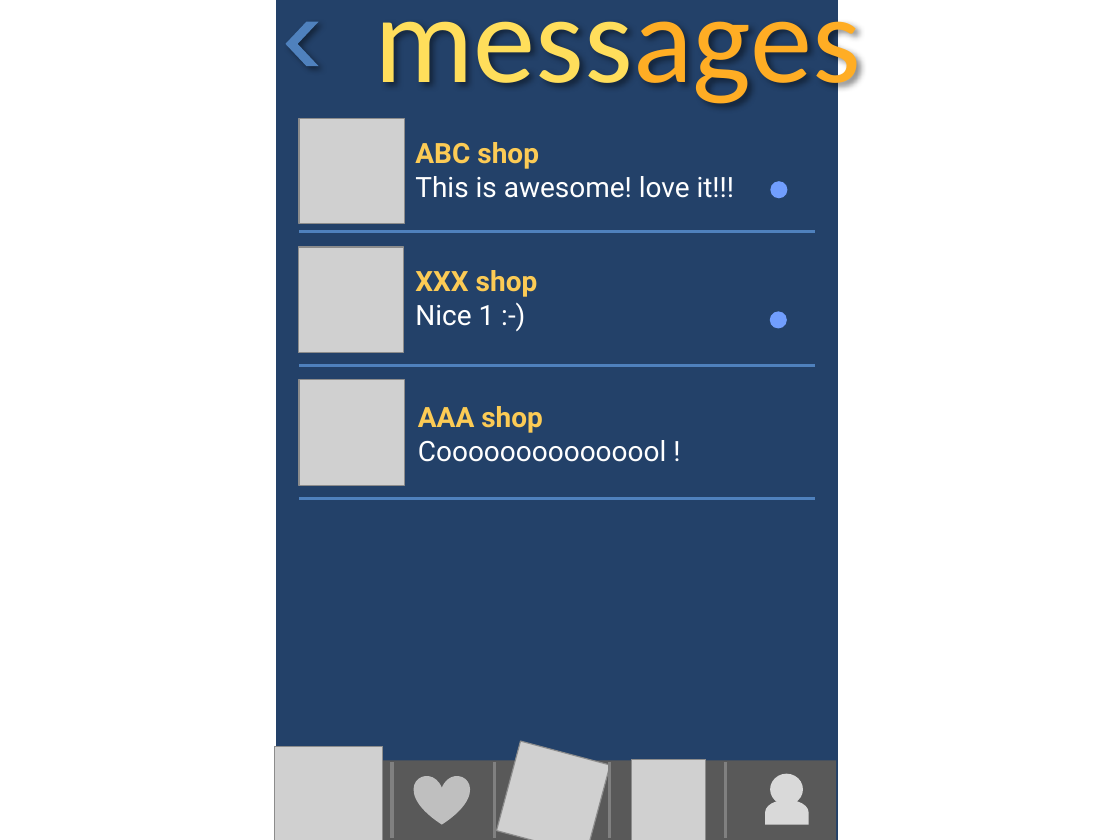
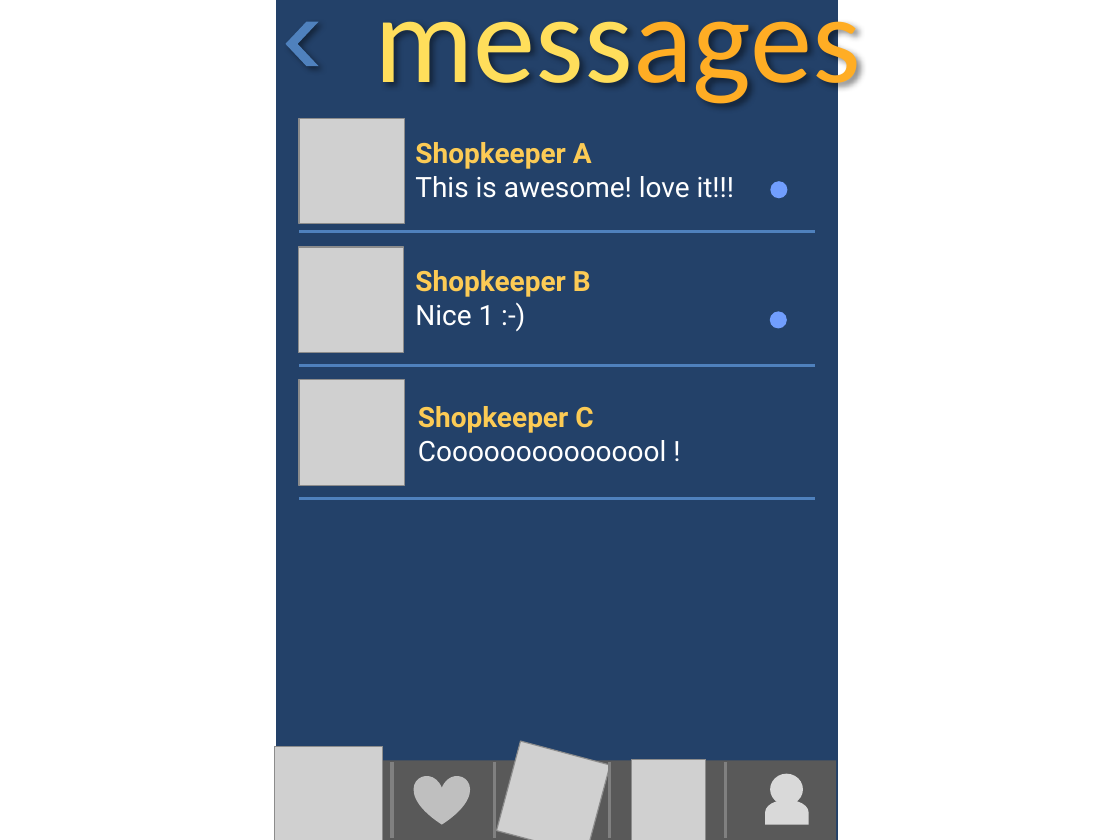
Before and after one commit to asciidaitoon/HanDIYcraft, a slide deck: slide 57 of GUI/HanDIYcraft-Mobile Detailed GUI Design-V.1.0.pptx (slide 56 before the commit). Drawn at 1120x840 pixels with LibreOffice and Linux fonts; fonts in the diff are those of the drawing; grey boxes stand for pictures. Boxes give left, top, right and bottom in pixels: in the first picture for what was removed or moved away, otherwise in the second. Text is boxed around its words. In the diff, an @@ line names an element or a change of style, - is before the commit and + after.

```diff
--- a/GUI/HanDIYcraft-Mobile Detailed GUI Design-V.1.0.pptx
+++ b/GUI/HanDIYcraft-Mobile Detailed GUI Design-V.1.0.pptx
@@ text at bbox=[415, 142, 592, 169]: text changed @@
-ABC shop
+Shopkeeper A
@@ text at bbox=[415, 270, 591, 297]: text changed @@
-XXX shop
+Shopkeeper B
@@ text at bbox=[418, 406, 593, 433]: text changed @@
-AAA shop
+Shopkeeper C
```
Also in this commit, not shown: 19 other slides changed, 4 slides added, 2 slides removed, 35 other files.
